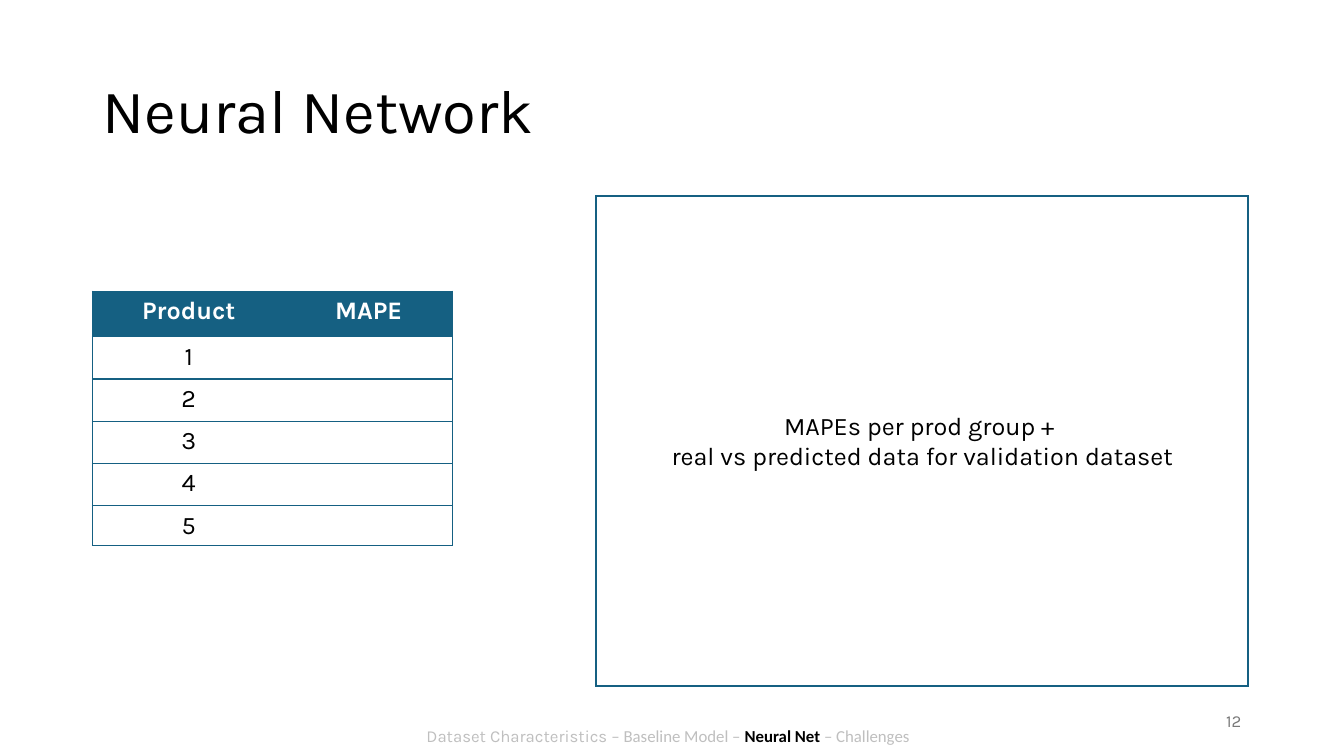
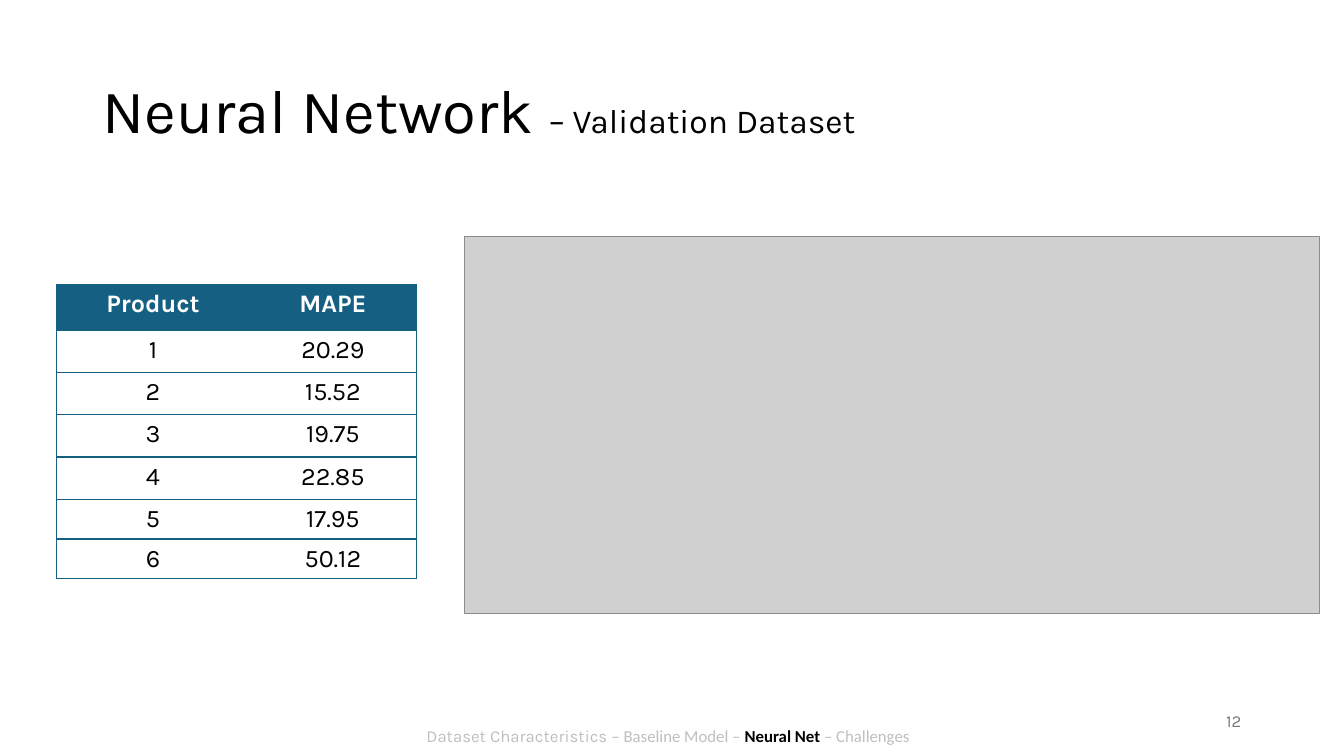
Before and after one commit to antonroefer/bakery-sales-prediction-group-3, a slide deck: slide 12 of 4_Presentation/Group 3.pptx. Drawn at 1344x756 pixels with LibreOffice and Linux fonts; fonts in the diff are those of the drawing; grey boxes stand for pictures. Boxes give left, top, right and bottom in pixels: in the first picture for what was removed or moved away, otherwise in the second. Text is boxed around its words. In the diff, an @@ line names an element or a change of style, - is before the commit and + after.

```diff
--- a/4_Presentation/Group 3.pptx
+++ b/4_Presentation/Group 3.pptx
@@ title at (x1=102, y1=91, x2=855, y2=134): text changed; size 44 to 24 pt @@
-Neural Network
+Neural Network – Validation Dataset
@@ rectangle removed at (x1=597, y1=196, x2=1249, y2=686) @@
-MAPEs per prod group +
-real vs predicted data for validation dataset
@@ picture added at (x1=465, y1=236, x2=1320, y2=613) @@
@@ table at (x1=56, y1=284, x2=416, y2=580) @@
-row 2: 1 | 
-row 3: 2 | 
-row 4: 3 | 
-row 5: 4 | 
-row 6: 5 | 
+row 2: 1 | 20.29
+row 3: 2 | 15.52
+row 4: 3 | 19.75
+row 5: 4 | 22.85
+row 6: 5 | 17.95
+row 7: 6 | 50.12
@@ table resized from (x1=93, y1=291, x2=453, y2=546) to (x1=56, y1=284, x2=416, y2=580) @@
```
Also in this commit, not shown: 4 other slides changed, 1 slide added.
